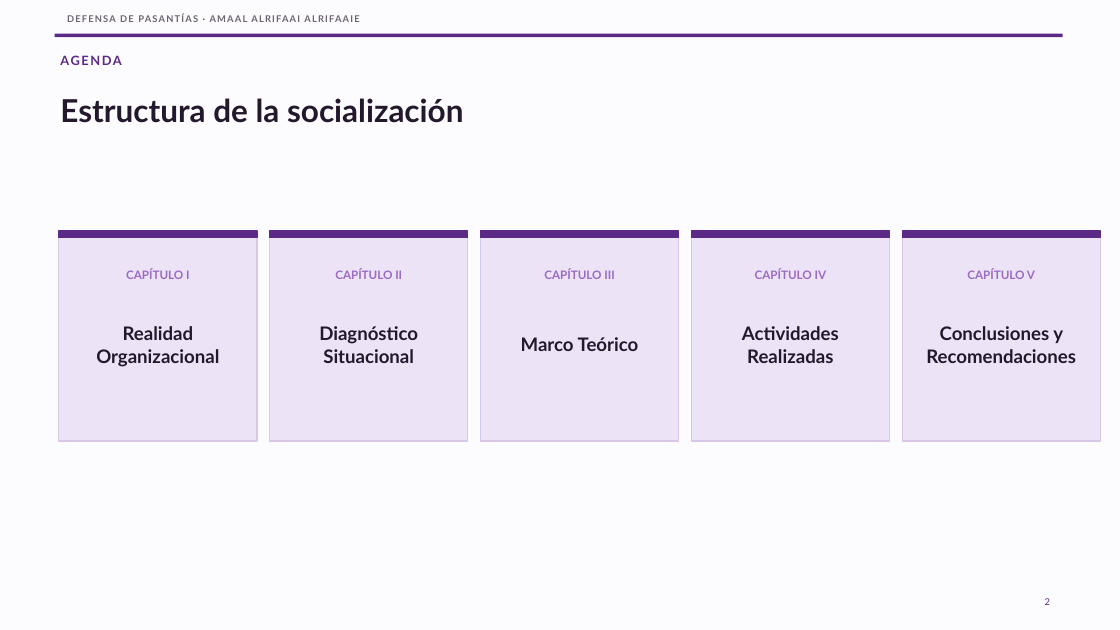
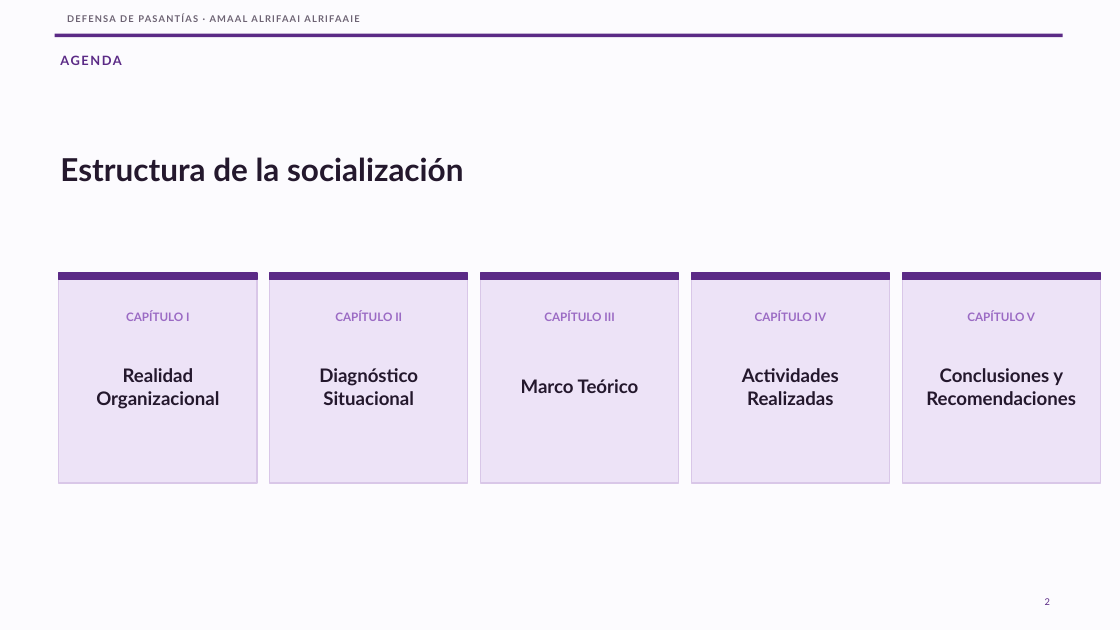
Before and after one commit to JulJuliano/tarea_pasantia, a slide deck: slide 2 of amaal/presentacion/Defensa_Amaal_10_laminas.pptx. Drawn at 1120x630 pixels with LibreOffice and Linux fonts; fonts in the diff are those of the drawing. Boxes give left, top, right and bottom in pixels: in the first picture for what was removed or moved away, otherwise in the second. Text is boxed around its words. In the diff, an @@ line names an element or a change of style, - is before the commit and + after.

```diff
--- a/amaal/presentacion/Defensa_Amaal_10_laminas.pptx
+++ b/amaal/presentacion/Defensa_Amaal_10_laminas.pptx
@@ text "Estructura de la socialización": place and size @@
-text "Estructura de la socialización" at [60,98,463,123]
+text "Estructura de la socialización" at [60,157,463,182]
@@ 10 texts, 10 rectangles: place and size @@
-10 texts, 10 rectangles at [59,231,1101,441]
+10 texts, 10 rectangles at [59,273,1101,483]
```
Also in this commit, not shown: 7 other slides changed, 2 other files.
